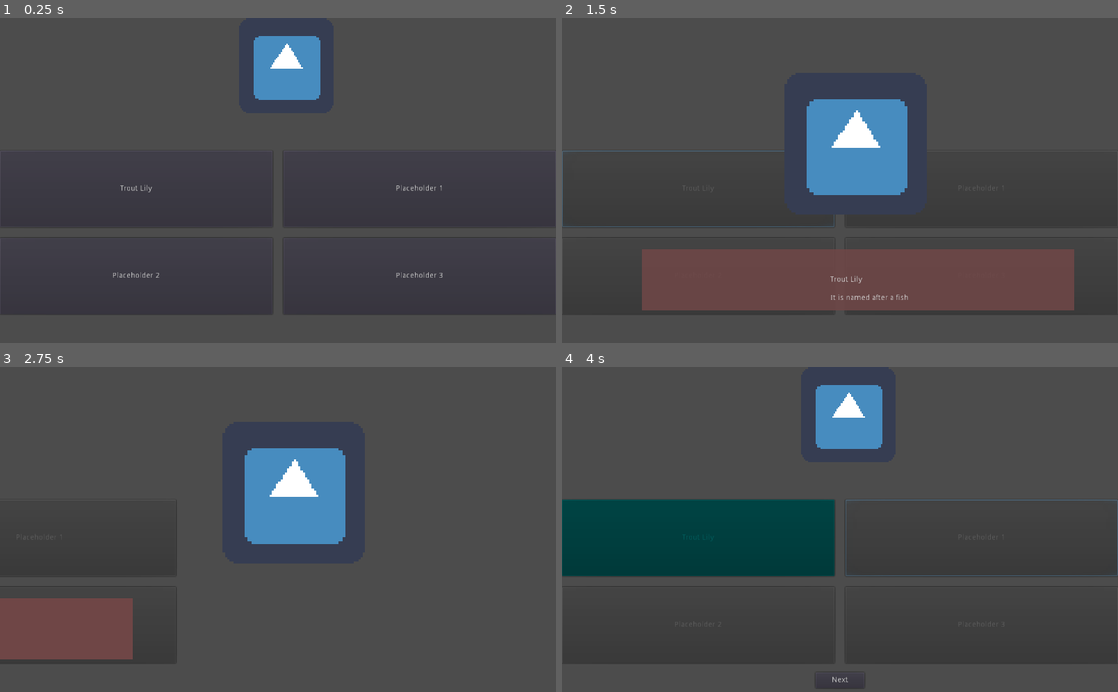
Above: before the commit, frames 1-4 (two rows, left to right).
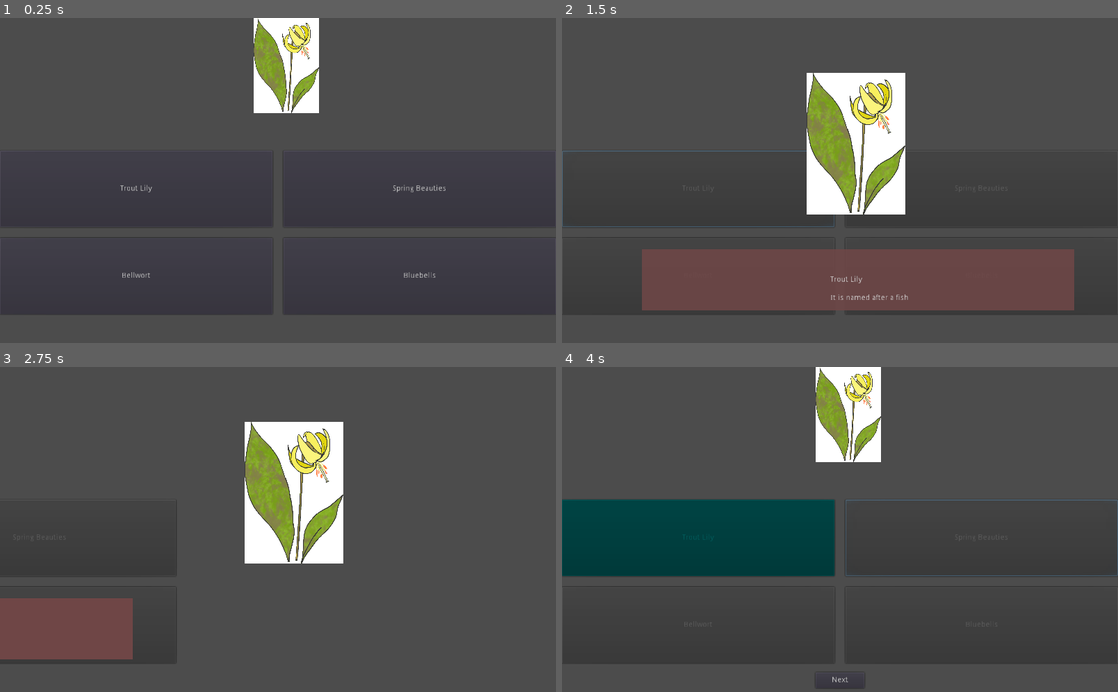
Above: after the commit, the same moments.

Repository: the-g-force/2021-April
Game: Godot game, scene res://src/GameFrame.tscn
The game is run twice, just before and just after one commit, with the same random seed, the same clock (stepped at 60 frames per second) and the same inputs. This scene is started directly instead of the project's main scene. The engine's default icon, where the game draws it, is replaced by a stand-in: a white triangle on a blue panel in a dark square.
Inputs:
- Up to frame 1 (0.25 s): no input
- Up to frame 2 (1.5 s): click "Trout Lily" at 0.5 s
- Up to frame 3 (2.75 s): click "Next" at 2 s
- Up to frame 4 (4 s): click "Placeholder 1" (after the commit: "Spring Beauties") at 3.5 s

The runs differ from the first frame. In frame 1, 3.6% of the frame differs, in the area x 20-81%, y 0-80%; in frame 2, 7.5%, in the area x 40-78%, y 16-61%; in frame 3, 7.5%; in frame 4, 3.3%.

Commit message:
Move flowers definition to its own script and use real image paths

Diff:
--- /dev/null
+++ b/project/src/Flowers.gd
@@ -0,0 +1,44 @@
+extends Node
+
+const FLOWERS = [
+	{
+		"name": "Trout Lily",
+		"image": preload("res://assets/flowers/TroutLily.png"),
+		"fact": "It is named after a fish"
+	},
+	{
+		"name": "Spring Beauties",
+		"image": preload("res://assets/flowers/beauties.png"),
+		"fact": "It is a placeholder"
+	},
+	{
+		"name": "Bellwort",
+		"image": preload("res://assets/flowers/bellwort.png"),
+		"fact": "It is a placeholder"
+	},
+	{
+		"name": "Bluebells",
+		"image": preload("res://assets/flowers/bluebells-color.png"),
+		"fact": "It is a placeholder"
+	},
+	{
+		"name": "False Solomon's Seal",
+		"image": preload("res://assets/flowers/false-solomon.png"),
+		"fact": "It is a placeholder"
+	},
+	{
+		"name": "Wild Ginger",
+		"image": preload("res://assets/flowers/ginger.png"),
+		"fact": "It is a placeholder"
+	},
+	{
+		"name": "Jack-in-the-Pulpit",
+		"image": preload("res://assets/flowers/jack-pulpit.png"),
+		"fact": "It is a placeholder"
+	},
+	{
+		"name": "Nodding Trillium",
+		"image": preload("res://assets/flowers/nodding-trillium.png"),
+		"fact": "It is a placeholder"
+	},
+]
--- a/project/src/GuessingGame.gd
+++ b/project/src/GuessingGame.gd
@@ -2,28 +2,7 @@
 
 signal next
 
-const FLOWERS = [
-	{
-		"name": "Trout Lily",
-		"image": preload("res://assets/icon.png"),
-		"fact": "It is named after a fish"
-	},
-	{
-		"name": "Placeholder 1",
-		"image": preload("res://assets/icon.png"),
-		"fact": "It is a placeholder"
-	},
-	{
-		"name": "Placeholder 2",
-		"image": preload("res://assets/icon.png"),
-		"fact": "It is a placeholder"
-	},
-	{
-		"name": "Placeholder 3",
-		"image": preload("res://assets/icon.png"),
-		"fact": "It is a placeholder"
-	},
-]
+const FLOWERS = preload("res://src/Flowers.gd").FLOWERS
 
 onready var _flower_image := $CanvasLayer/FlowerImage
 onready var _button_grid := $ButtonGrid
